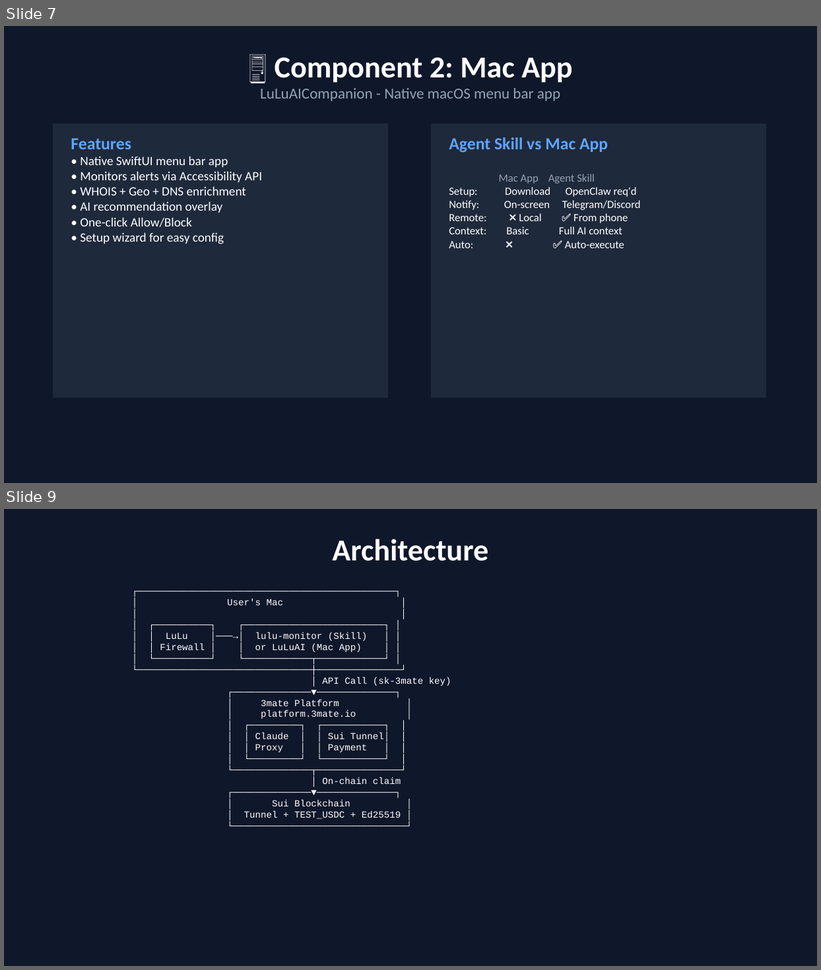
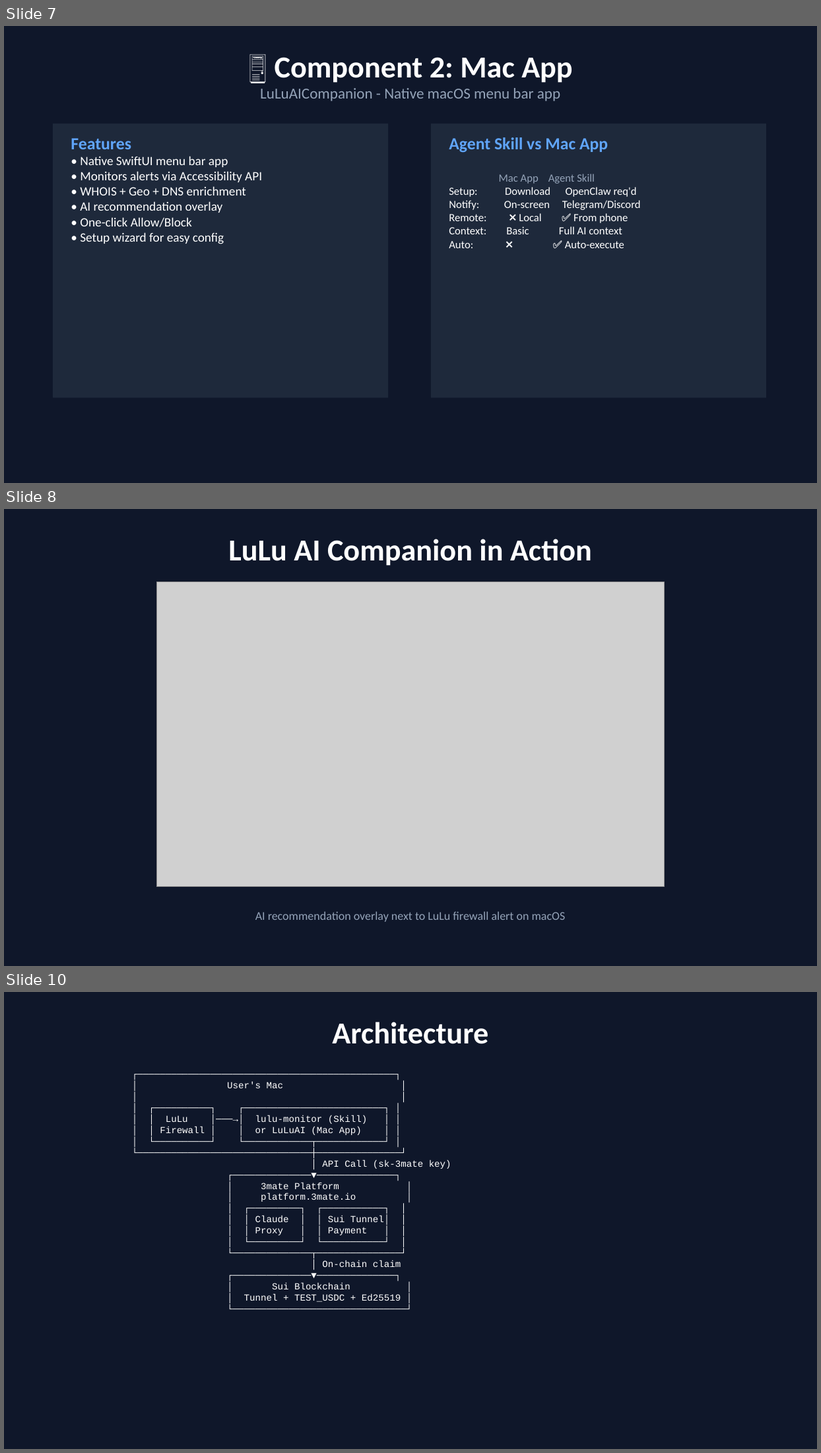
Before and after one commit to EasonC13-agent/lulu-ai-firewall-sui-hackathon, a slide deck: docs/LuLuAI-Pitch.pptx. Shown one above the other, each under a label of ours: slides 7 and 9 before the commit, slides 7, 8 and 10 after it; the slides between them are not shown. The pictures are 821x970 and 821x1453 pixels, drawn with LibreOffice and Linux fonts; fonts in the diff are those of the drawing; grey boxes stand for pictures. Boxes give left, top, right and bottom in pixels: in the first picture for what was removed or moved away, otherwise in the second. Text is boxed around its words. In the diff, an @@ line names an element or a change of style, - is before the commit and + after.

Commit message:
Add companion-desktop screenshot to slides and PPTX

```diff
--- a/docs/LuLuAI-Pitch.pptx
+++ b/docs/LuLuAI-Pitch.pptx
@@ slide 8 added at bbox=[4, 509, 817, 966], background #0F172A @@
@@ text added at bbox=[228, 539, 592, 566], 36 pt, text #FFFFFF, bold @@
+LuLu AI Companion in Action
@@ picture added at bbox=[156, 582, 665, 887] @@
@@ text added at bbox=[255, 912, 566, 922], 14 pt, text #94A3B8 @@
+AI recommendation overlay next to LuLu firewall alert on macOS
@@ what was slide 9 is now slide 10 @@
```
Also in this commit, not shown: 1 other file.
